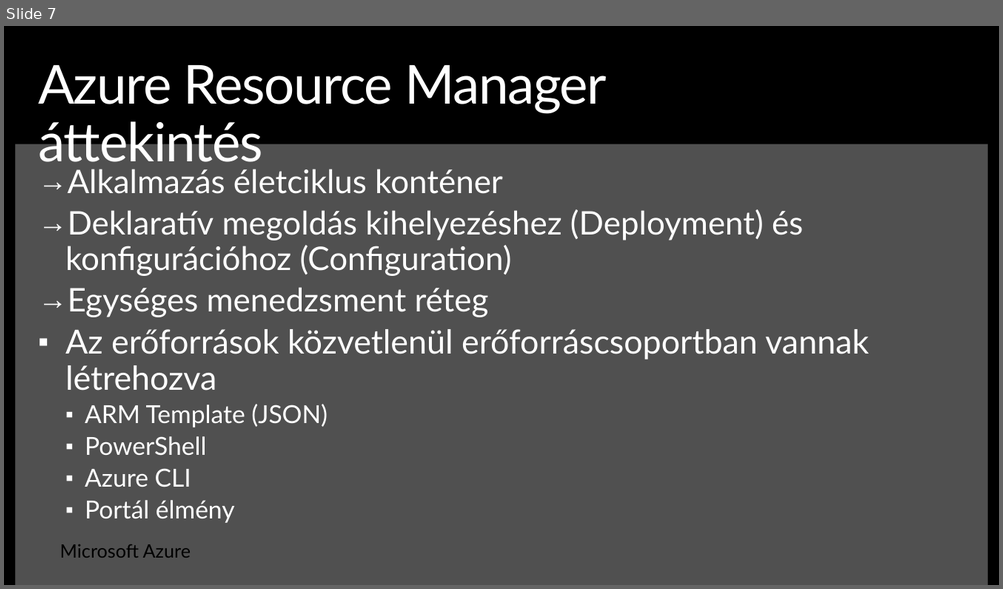
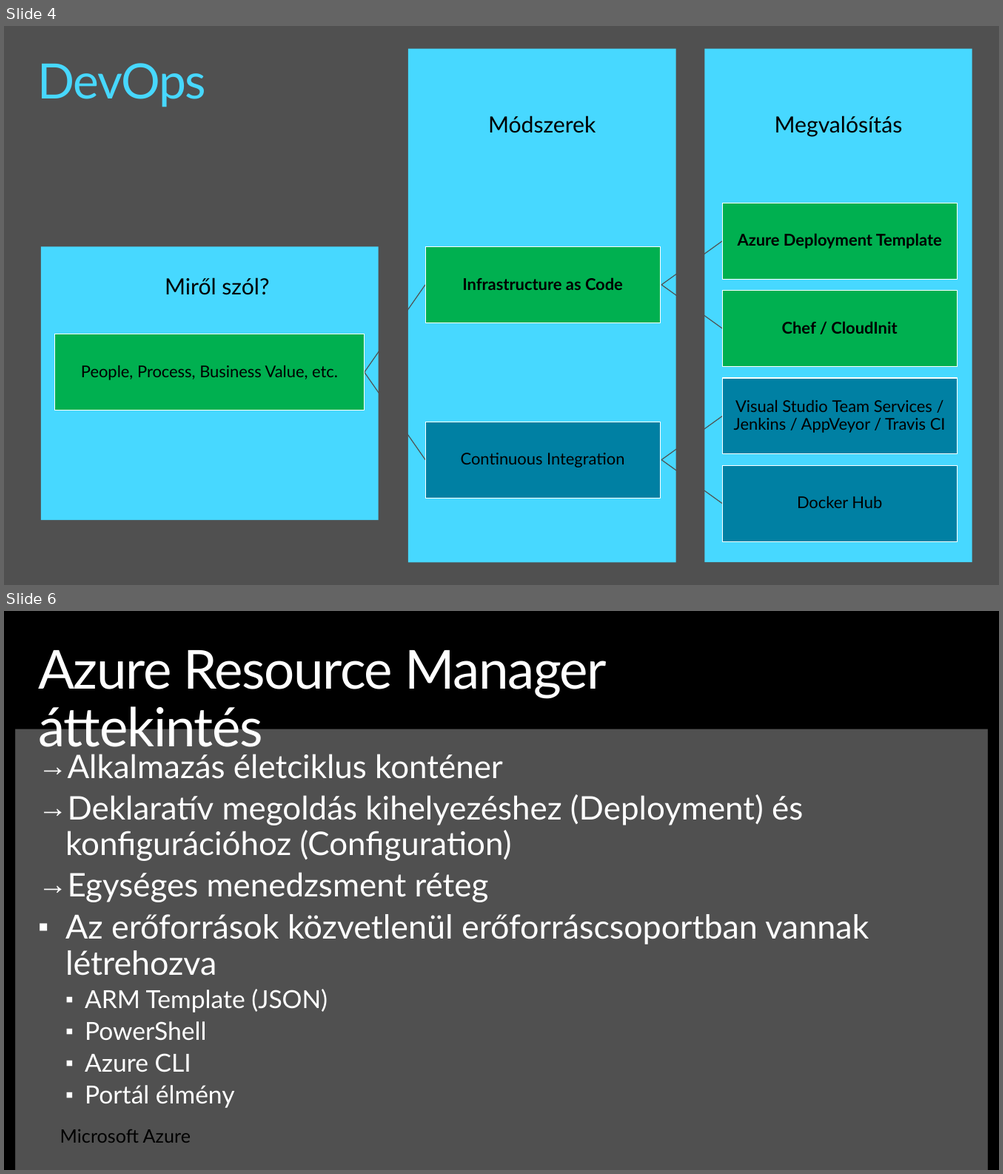
Before and after one commit to ITForumHungary/ITForum2016-DevOps, a slide deck: Session1-Introduction_to_DevOps-Infrastructure_as_Code/Presentation-Session1-Intro_to_DevOps-IaC.pptx. Shown one above the other, each under a label of ours: slide 7 before the commit, slides 4 and 6 after it; the slides between them are not shown. The pictures are 1003x589 and 1003x1174 pixels, drawn with LibreOffice and Linux fonts; fonts in the diff are those of the drawing; background and template pictures are left out. Boxes give left, top, right and bottom in pixels: in the first picture for what was removed or moved away, otherwise in the second. Text is boxed around its words. In the diff, an @@ line names an element or a change of style, - is before the commit and + after.

```diff
--- a/Session1-Introduction_to_DevOps-Infrastructure_as_Code/Presentation-Session1-Intro_to_DevOps-IaC.pptx
+++ b/Session1-Introduction_to_DevOps-Infrastructure_as_Code/Presentation-Session1-Intro_to_DevOps-IaC.pptx
@@ slide 4 added at (4, 26, 999, 585), background #505050 @@
@@ title added at (37, 63, 206, 107), 48 pt, text #47D8FF @@
+DevOps
@@ rounded rectangle added at (408, 49, 676, 562), fill #47D8FF @@
@@ rectangle added at (705, 49, 972, 562), fill #47D8FF @@
@@ text added at (488, 116, 595, 133), 22 pt, text #000000 @@
+Módszerek
@@ text added at (774, 116, 902, 137), 22 pt, text #000000 @@
+Megvalósítás
@@ rectangle added at (722, 203, 957, 279), fill #00B050, outline #FFFFFF 0.85 pt @@
@@ rounded rectangle added at (40, 247, 378, 520), fill #47D8FF @@
@@ rounded rectangle added at (425, 247, 660, 323), fill #00B050, outline #FFFFFF 0.85 pt @@
@@ freeform shape added at (660, 241, 723, 286), outline #505050 0.85 pt @@
@@ text added at (737, 233, 942, 249), 16 pt, text #000000, bold @@
+Azure Deployment Template
@@ rectangle added at (429, 249, 657, 321), fill #00B050, 16 pt, text #000000, bold @@
+Infrastructure as Code
@@ text added at (165, 278, 269, 295), 22 pt, text #000000 @@
+Miről szól?
@@ freeform shape added at (363, 284, 426, 373), outline #505050 0.85 pt @@
@@ freeform shape added at (660, 284, 723, 330), outline #505050 0.85 pt @@
@@ rectangle added at (722, 291, 957, 367), fill #00B050, outline #FFFFFF 0.85 pt @@
@@ rounded rectangle added at (55, 335, 364, 411), fill #00B050, outline #FFFFFF 0.85 pt @@
@@ text added at (782, 321, 896, 334), 16 pt, text #000000, bold @@
+Chef / CloudInit
@@ rectangle added at (60, 337, 360, 409), fill #00B050, 16 pt, text #000000 @@
+People, Process, Business Value, etc.
@@ freeform shape added at (363, 372, 426, 460), outline #505050 0.85 pt @@
@@ rectangle added at (722, 378, 957, 454), fill #0080A3, outline #FFFFFF 0.85 pt @@
@@ text added at (734, 400, 945, 433), 16 pt, text #000000 @@
+Visual Studio Team Services / Jenkins / AppVeyor / Travis CI
@@ rounded rectangle added at (425, 423, 660, 498), fill #0080A3, outline #FFFFFF 0.85 pt @@
@@ freeform shape added at (660, 415, 723, 461), outline #505050 0.85 pt @@
@@ text added at (461, 453, 624, 468), 16 pt, text #000000 @@
+Continuous Integration
@@ freeform shape added at (660, 459, 723, 505), outline #505050 0.85 pt @@
@@ rectangle added at (722, 466, 957, 542), fill #0080A3, outline #FFFFFF 0.85 pt @@
@@ text added at (797, 497, 882, 508), 16 pt, text #000000 @@
+Docker Hub
@@ what was slide 7 is now slide 6 @@
```
Also in this commit, not shown: 4 other slides added, 15 slides removed, 5 other files.
